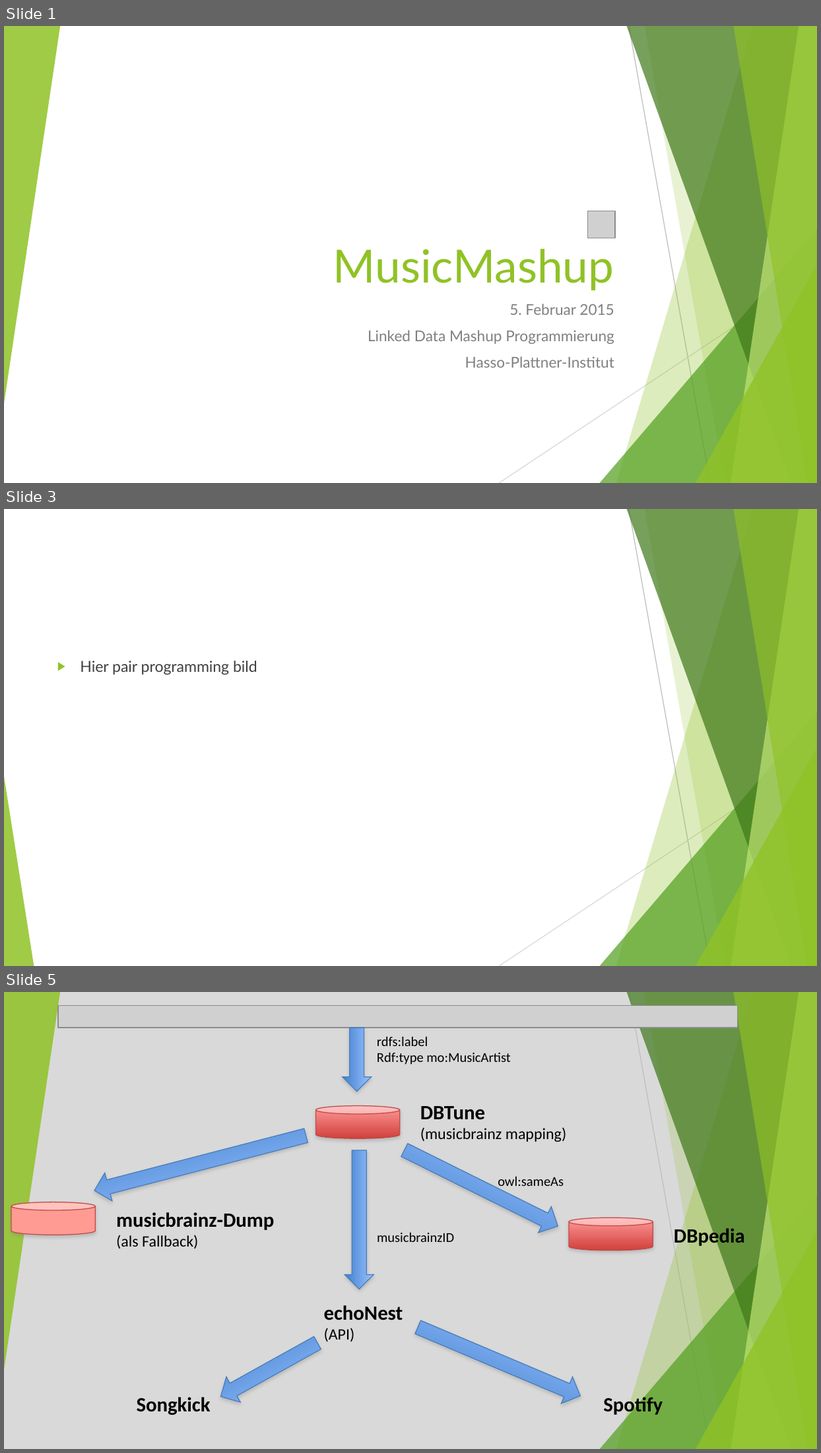
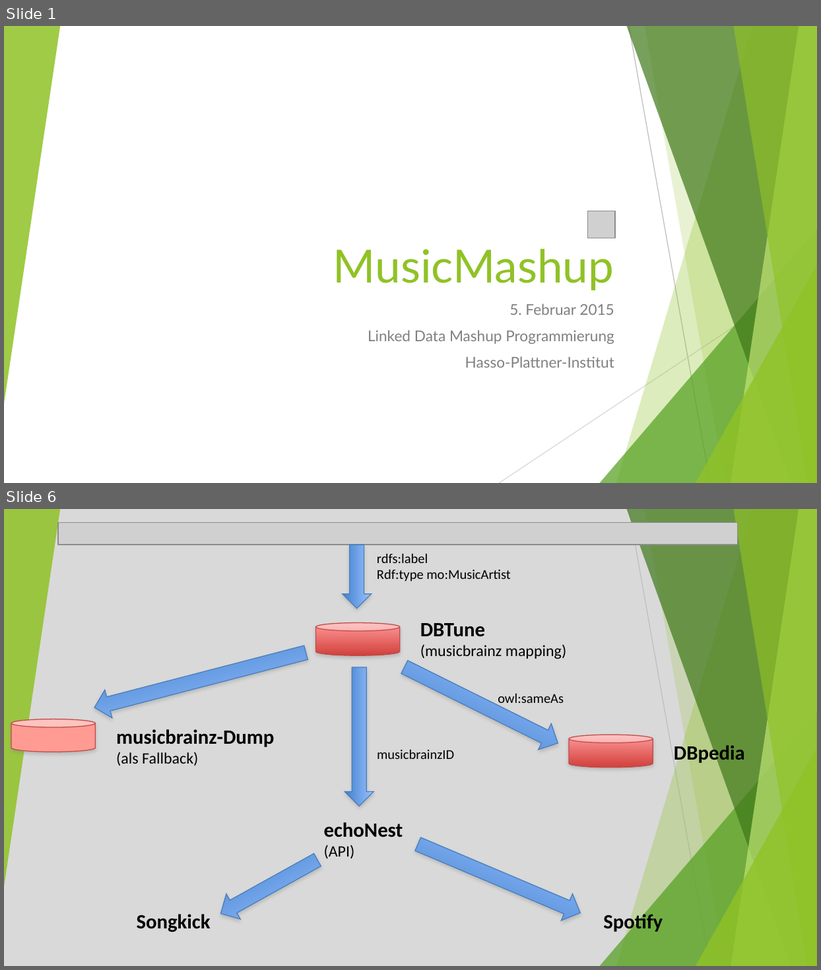
Before and after one commit to wolfkarl/MusicMashup, a slide deck: vortrag/abschlusspraesentation_musicmashup.pptx. Shown one above the other, each under a label of ours: slides 1, 3 and 5 before the commit, slides 1 and 6 after it; the slides between them are not shown. The pictures are 821x1453 and 821x970 pixels, drawn with LibreOffice and Linux fonts; fonts in the diff are those of the drawing; grey boxes stand for pictures. Boxes give left, top, right and bottom in pixels: in the first picture for what was removed or moved away, otherwise in the second. Text is boxed around its words. In the diff, an @@ line names an element or a change of style, - is before the commit and + after.

```diff
--- a/vortrag/abschlusspraesentation_musicmashup.pptx
+++ b/vortrag/abschlusspraesentation_musicmashup.pptx
@@ slide 3 removed at <box>4,509,817,966</box>, background #FFFFFF; not listed: 9 template elements that a slide beside it also shows @@
@@ text removed at <box>80,661,257,675</box> @@
-▶ Hier pair programming bild
@@ triangle removed at <box>4,776,34,966</box> @@
@@ what was slide 5 is now slide 6 @@
```
Also in this commit, not shown: 3 slides changed, 2 slides added.
